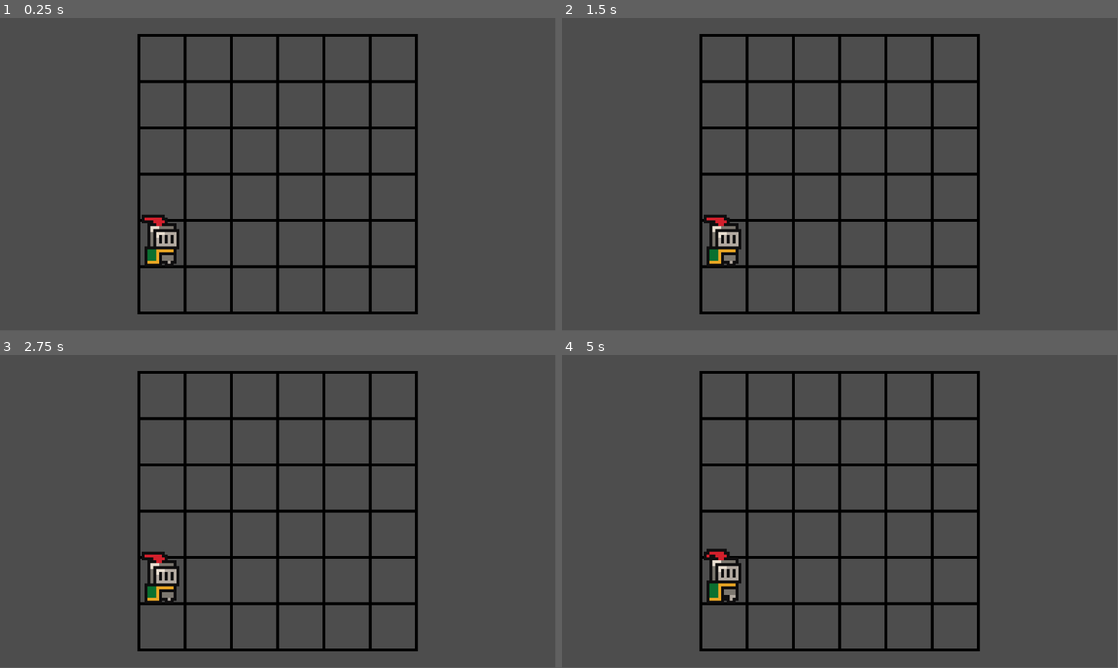
Above: before the commit, frames 1-4 (two rows, left to right).
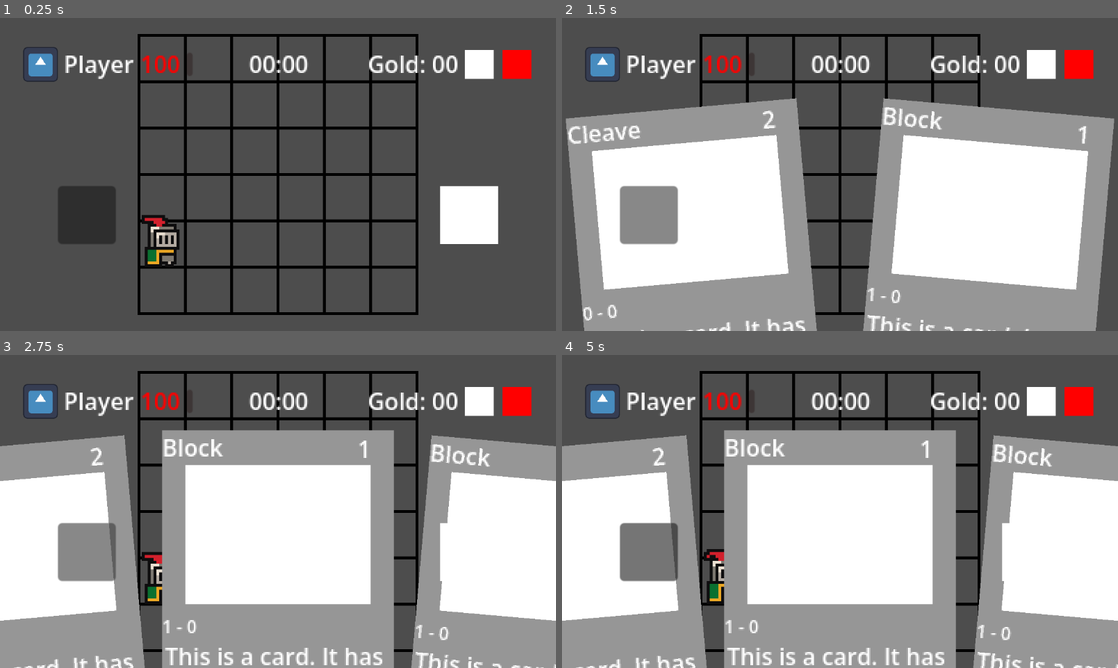
Above: after the commit, the same moments.

Repository: Arilec/Card_Game_Project
Game: Godot game, scene res://Scenes/Combat.tscn
Same seed, same stepped clock (60 frames per second), same inputs: the game is played once before the commit and once after it. The engine's default icon, where the game draws it, is replaced by a stand-in: a white triangle on a blue panel in a dark square.
Inputs (mouse positions are in pixels of both pictures, inside the frame that each line leads up to):
- Up to frame 1 (0.25 s): no input
- Up to frame 2 (1.5 s): click (650, 215) at 0.52 s; click (650, 215) at 1.27 s
- Up to frame 3 (2.75 s): click (88, 552) at 2.02 s
- Up to frame 4 (5 s): move the mouse to (962, 495) at 2.77 s; click (962, 495) at 2.92 s; drag from (728, 527) to (812, 574) at 3.52 s; move the mouse to (895, 442) at 4.27 s; click (895, 442) at 4.42 s
In our replay, the window is 799x449 before the commit and 800x450 after it. These sizes can differ from the game's own. Grey fills any space a smaller window leaves; there, only what the larger window draws over its background counts as a difference.

The runs differ from the first frame. In frame 1, 8.9% of the frame differs, in the area x 4-96%, y 5-95%; in frame 2, 63%; in frame 3, 70%; in frame 4, 70%, in the area x 0-100%, y 0-100%.

Commit message:
hovering and click and drag implemented
tweening bug on mouse enter, graphics are iffy, fix later

Diff:
--- a/card-game-project/Scenes/CardView.tscn
+++ b/card-game-project/Scenes/CardView.tscn
@@ -8,10 +8,8 @@
 [node name="CardView" type="ColorRect" unique_id=1628900385]
 show_behind_parent = true
 anchors_preset = -1
-anchor_right = 0.13900001
-anchor_bottom = 0.34600002
-offset_right = -0.12802124
-offset_bottom = -0.20800781
+offset_right = 160.0
+offset_bottom = 224.0
 grow_horizontal = 2
 grow_vertical = 2
 pivot_offset = Vector2(80, 112)
@@ -77,13 +75,25 @@
 layout_mode = 1
 anchors_preset = -1
 anchor_top = 0.004
-anchor_right = 1.0
-anchor_bottom = 1.0089285
+anchor_bottom = 0.004
 offset_left = 16.0
 offset_top = 23.104
-offset_right = -112.0
-offset_bottom = -178.0
+offset_right = 48.0
+offset_bottom = 47.104
 grow_horizontal = 2
 grow_vertical = 2
 scale = Vector2(4, 4)
 metadata/_edit_use_anchors_ = true
+
+[node name="Button" type="Button" parent="." unique_id=149216620]
+modulate = Color(1, 1, 1, 0)
+self_modulate = Color(1, 1, 1, 0)
+layout_mode = 0
+offset_right = 160.0
+offset_bottom = 224.0
+
+[connection signal="mouse_entered" from="." to="." method="_on_mouse_entered"]
+[connection signal="button_down" from="Button" to="." method="_on_button_button_down"]
+[connection signal="button_up" from="Button" to="." method="_on_button_button_up"]
+[connection signal="mouse_entered" from="Button" to="." method="_on_button_mouse_entered"]
+[connection signal="mouse_exited" from="Button" to="." method="_on_button_mouse_exited"]
--- a/card-game-project/Scenes/Combat.tscn
+++ b/card-game-project/Scenes/Combat.tscn
@@ -1,6 +1,7 @@
 [gd_scene format=3 uid="uid://cuaxi8s32q4qj"]
 
 [ext_resource type="Script" uid="uid://bv4ydkxq0reqr" path="res://Scripts/combat.gd" id="1_5y3t8"]
+[ext_resource type="PackedScene" uid="uid://xpp318gwbxla" path="res://Scenes/PlayerUI.tscn" id="2_jr68y"]
 [ext_resource type="PackedScene" uid="uid://cnynxeldao3nj" path="res://Scenes/Player.tscn" id="3_jr68y"]
 
 [node name="Combat" type="Node2D" unique_id=1165033110 node_paths=PackedStringArray("path_line")]
@@ -17,3 +18,9 @@
 [node name="Line2D" type="Line2D" parent="." unique_id=1254911134]
 width = 4.0
 default_color = Color(0, 1, 1, 1)
+
+[node name="PlayerUI" parent="." unique_id=2048849376 instance=ExtResource("2_jr68y")]
+offset_left = -96.0
+offset_top = -8.0
+offset_right = 288.0
+offset_bottom = 200.0
--- a/card-game-project/Scenes/PlayerUI.tscn
+++ b/card-game-project/Scenes/PlayerUI.tscn
@@ -9,6 +9,7 @@
 point_count = 3
 
 [node name="PlayerUI" type="Control" unique_id=2048849376]
+custom_minimum_size = Vector2(16, 9)
 layout_mode = 3
 anchors_preset = 15
 anchor_right = 1.0
@@ -29,11 +30,11 @@
 layout_mode = 1
 anchors_preset = -1
 anchor_right = 1.0
-anchor_bottom = 0.09900001
+anchor_bottom = 1.0
 offset_left = 16.0
 offset_top = 16.0
 offset_right = -16.0
-offset_bottom = -0.15200806
+offset_bottom = -584.0
 grow_horizontal = 2
 
 [node name="PlayerHP" parent="HBoxContainer" unique_id=1514143423 instance=ExtResource("1_8tgur")]
@@ -71,12 +72,13 @@
 
 [node name="Hand" type="Control" parent="." unique_id=712790500]
 layout_mode = 1
-anchors_preset = 15
-anchor_right = 1.0
+anchor_left = 0.5
+anchor_top = 1.0
+anchor_right = 0.5
 anchor_bottom = 1.0
-offset_left = 320.0
-offset_top = 488.0
-offset_right = -320.0
+offset_left = -256.0
+offset_top = -160.0
+offset_right = 256.0
 offset_bottom = -160.0
 grow_horizontal = 2
 grow_vertical = 2
@@ -93,15 +95,14 @@
 
 [node name="Deck" type="Button" parent="." unique_id=498243578]
 layout_mode = 1
-anchors_preset = 15
-anchor_right = 1.0
+anchors_preset = 2
+anchor_top = 1.0
 anchor_bottom = 1.0
 offset_left = 40.0
-offset_top = 552.0
-offset_right = -1072.0
+offset_top = -96.0
+offset_right = 80.0
 offset_bottom = -56.0
-grow_horizontal = 2
-grow_vertical = 2
+grow_vertical = 0
 action_mode = 0
 
 [node name="Discard" type="ColorRect" parent="." unique_id=348463934]
--- a/card-game-project/Scripts/card_view.gd
+++ b/card-game-project/Scripts/card_view.gd
@@ -7,7 +7,21 @@
 
 const SIZE := Vector2(160.0, 224.0)
 
+var card_hovering: bool = false
+var card_dragging: bool = false
+var offset: Vector2 = Vector2(0, 0)
+
+#signals
+signal mouse_entered_card
+signal mouse_exited_card
+signal mouse_pressed
+signal mouse_release
+
 var card_data: Card
+
+func _process(delta: float) -> void:
+	if card_dragging:
+		position = get_global_mouse_position() - offset
 
 func setup(data: Card) -> void:
 	card_data = data
@@ -15,3 +29,22 @@
 	cost.text = str(data.ap_cost)
 	typeline.text = str(data.type,  " - ", data.subtype)
 	size = SIZE
+	get_parent().connect_card_signals(self)
+
+
+func _on_button_mouse_entered() -> void:
+	card_hovering = true
+	mouse_entered_card.emit(self)
+
+func _on_button_mouse_exited() -> void:
+	card_hovering = false
+	mouse_exited_card.emit(self)
+
+func _on_button_button_down() -> void:
+	card_dragging = true
+	offset = get_global_mouse_position()
+	mouse_pressed.emit(self)
+
+func _on_button_button_up() -> void:
+	card_dragging = false
+	mouse_release.emit(self)
--- a/card-game-project/Scripts/hand.gd
+++ b/card-game-project/Scripts/hand.gd
@@ -1,7 +1,7 @@
 extends Control
 
 const CardView := preload("res://Scenes/CardView.tscn")
-
+var tween: Tween
 
 var hand_content: Array[Card] = []
 var card_views: Array[Control] = []
@@ -14,8 +14,11 @@
 @export var card_width: float = 160.0
 @export var card_spacing: float = 40.0
 
-@export_category("Animation")
+@export_category("Animation and Visuals")
 @export var anim_speed: float = 0.1
+@export var hover_offset: float = 30.0
+var save_position: Vector2
+var card_is_dragging: bool = false
 
 #handles whenever the player draws a card
 func draw_card(card_data: Card, deck_location: Vector2) -> void:
@@ -29,7 +32,9 @@
 
 #organizes the hand spread and animates the cards
 func organize_hand(cards: Array) -> void:
-	var tween = create_tween().set_parallel(true)
+	if tween:
+		tween.kill()
+	tween = create_tween().set_parallel(true)
 	for i in cards.size():
 		var card: Control = cards[i]
 		var layout := position_card(card, i, cards.size())
@@ -62,3 +67,30 @@
 		"position": Vector2(x, y),
 		"rotation": angle_rad,
 	}
+
+func connect_card_signals(card_view: Control):
+	card_view.connect("mouse_entered_card", _on_card_view_mouse_entered_card)
+	card_view.connect("mouse_exited_card", _on_card_view_mouse_exited_card)
+	card_view.connect("mouse_release", _on_card_view_mouse_release)
+	card_view.connect("mouse_pressed", _on_card_view_mouse_pressed)
+
+func _on_card_view_mouse_entered_card(card_view: Control) -> void:
+	if tween:
+		tween.kill()
+	tween = create_tween().set_parallel(true)
+	save_position = card_view.position
+	if card_view.card_hovering  && card_is_dragging && !card_view.card_dragging:
+		tween.tween_property(card_view, "position", save_position - Vector2(0, hover_offset), anim_speed).set_trans(Tween.TRANS_SINE)
+		tween.tween_property(card_view, "rotation", 0.0, anim_speed).set_trans(Tween.TRANS_SINE)
+		await tween.finished
+
+func _on_card_view_mouse_exited_card(card_view: Control) -> void:
+	if   card_is_dragging && !card_view.card_dragging:
+		organize_hand(card_views)
+
+func _on_card_view_mouse_release(card_view: Control) -> void:
+	card_is_dragging = false
+	organize_hand(card_views)
+
+func _on_card_view_mouse_pressed(card_view: Control) -> void:
+	card_is_dragging = true
--- a/card-game-project/project.godot
+++ b/card-game-project/project.godot
@@ -19,6 +19,10 @@
 
 Grid="*uid://d5qp72y2hbvg"
 
+[display]
+
+window/stretch/mode="viewport"
+
 [editor]
 
 version_control/autoload_on_startup=true
